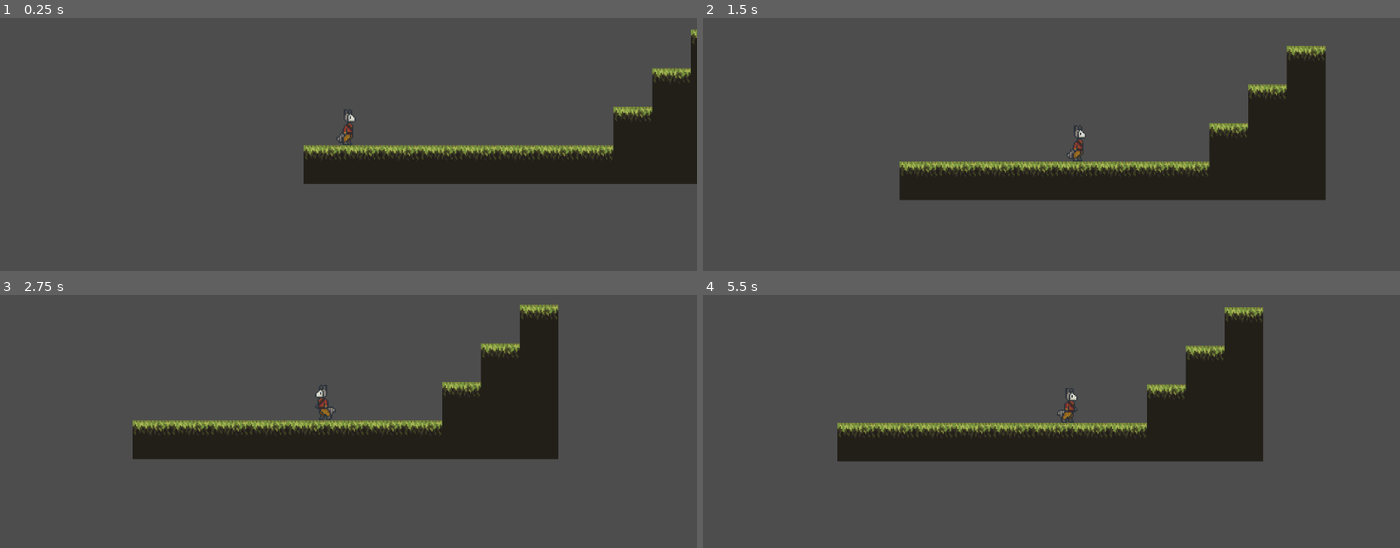
Above: before the commit, frames 1-4 (two rows, left to right).
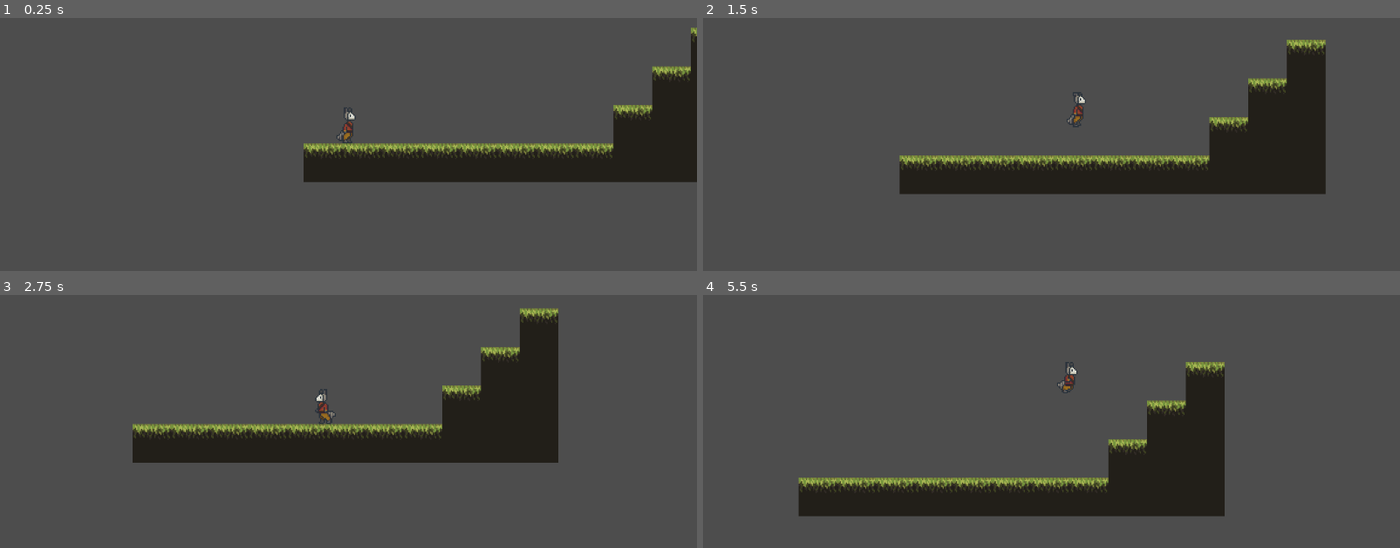
Above: after the commit, the same moments.

Repository: carolinalimaal/ego-ggj
Game: Godot game, scene res://scenes/fases/teste.tscn
Same seed, same stepped clock (60 frames per second), same inputs: the game is played once before the commit and once after it.
Inputs:
- Up to frame 1 (0.25 s): no input
- Up to frame 2 (1.5 s): hold Space (Jump) 0.53-1.28 s; hold D (Right) from 0.53 s (still down); tap Space (Jump) at 1.35 s
- Up to frame 3 (2.75 s): tap Space (Jump) at 1.52, 1.82 s; release D (Right) at 2.03 s; hold A (Left) from 2.03 s (still down); hold Space (Jump) from 2.03 s (still down)
- Up to frame 4 (5.5 s): release A (Left) at 2.78 s; release Space (Jump) at 2.78 s; hold D (Right) 2.78-4.28 s; tap Space (Jump) at 2.85, 3.02, 3.32, 4.35, 4.52, 4.82 s; hold Space (Jump) 3.53-4.28 s; hold A (Left) 4.28-5.03 s; hold D (Right) from 5.03 s (still down); hold Space (Jump) from 5.03 s (still down)

The runs differ from the first frame. In frame 1, 2.1% of the frame differs, in the area x 43-100%, y 3-66%; in frame 2, 5.0%; in frame 3, 3.7%; in frame 4, 22%, in the area x 13-81%, y 4-88%.

Commit message:
feat: jump melhorado

Diff:
--- a/global-game-jam/scenes/Player/player.gd
+++ b/global-game-jam/scenes/Player/player.gd
@@ -12,13 +12,15 @@
 var health: float = max_health
 @export var speed: float = 125.0
 @export var acceleration: float = 20
-@export var desacceleration: float = 15
-@export var jump_velocity: float = -175.0
+@export var desacceleration: float = 25
+@export var jump_velocity: float = -300.0
 const max_jumps: int = 1
 var jumps: int = 0
 var move_direction: float = 0
 var facing: int = 1
-const Gravity: float = 400
+const gravity_jump: float = 700
+const gravity_fall: float = 1000
+const jump_multiplier: float = 0.5
 
 # input variables
 var key_up: bool = false
@@ -64,7 +66,7 @@
 
 
 
-func handleGravity(delta, gravity: float = Gravity) -> void:
+func handleGravity(delta, gravity: float = gravity_jump) -> void:
 	if(!is_on_floor()):
 		velocity.y += gravity * delta
 
--- a/global-game-jam/scenes/Player/states/fall_state_player.gd
+++ b/global-game-jam/scenes/Player/states/fall_state_player.gd
@@ -11,6 +11,6 @@
 	pass
 
 func _physics_update(delta: float) -> void:
-	owner_node.handleGravity(delta)
+	owner_node.handleGravity(delta, owner_node.gravity_fall)
 	owner_node.horizontalMovement()
 	owner_node.handleLanding()
--- a/global-game-jam/scenes/Player/states/jump_state_player.gd
+++ b/global-game-jam/scenes/Player/states/jump_state_player.gd
@@ -20,3 +20,6 @@
 func handleJumpToFall():
 	if (owner_node.velocity.y >= 0):
 		transition_to("JumpPeakState")
+	if (!owner_node.key_jump):
+		owner_node.velocity.y *= owner_node.jump_multiplier
+		transition_to("FallState")
